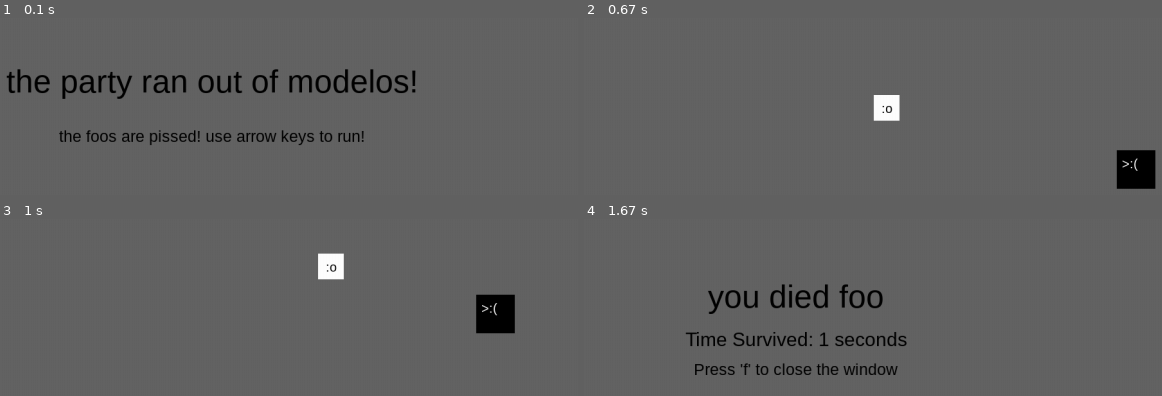
Above: before the commit, frames 1-4 (two rows, left to right).
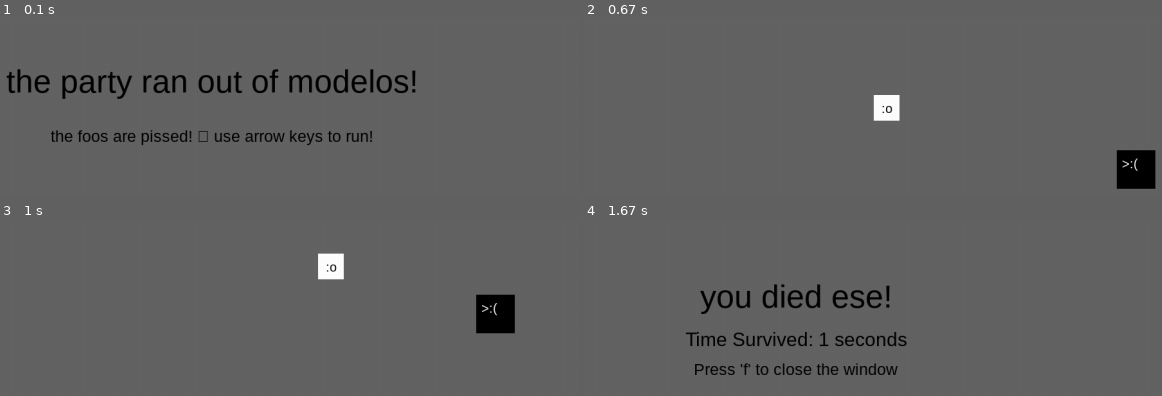
Above: after the commit, the same moments.

Repository: tonycota/pygame_fun
Game: pygame game, started from 01-Run_Foo/Run_Foo.py
Two runs of this game, one before a commit and one after it. Both use one fixed random seed, a clock stepped at 60 frames per second and the inputs below.
Inputs:
- Up to frame 1 (0.1 s): no input
- Up to frame 2 (0.67 s): hold Right from 0.33 s (still down)
- Up to frame 3 (1 s): release Right at 0.8 s; hold Up from 0.83 s (still down)
- Up to frame 4 (1.67 s): release Up at 1.13 s; hold Right 1.17-1.63 s

The runs differ from the first frame. In frame 1, 1.5% of the frame differs, in the area x 8-65%, y 63-72%; in frame 2, nothing differs; in frame 3, nothing differs; in frame 4, 1.7%, in the area x 20-53%, y 36-54%.

Commit message:
cleaning up the repo

Diff:
--- a/new_run_foo.py
+++ b/01-Run_Foo/Run_Foo.py
@@ -65,7 +65,7 @@
 # Function to show instructions
 def show_instructions():
     instructions_text = font.render("the party ran out of modelos!", True, BLACK)
-    instructions_subtext = subfont.render("the foos are pissed! "
+    instructions_subtext = subfont.render("the foos are pissed! \n "
     "use arrow keys to run!", True, BLACK)
 
     win.fill(WHITE)
@@ -100,7 +100,7 @@
 
     if game_over:
         # Draw "You Lose" text when the game is over
-        text = font.render("you died foo", True, BLACK)
+        text = font.render("you died ese!", True, BLACK)
         time_text = time_font.render(f"Time Survived: {elapsed_time} seconds", True, BLACK)
         retry_text = subfont.render("Press 'f' to close the window", True, BLACK)
 
--- a/game.py
+++ /dev/null
@@ -1,57 +0,0 @@
-# #Well let's try to make a video game I guess
-
-# #test file to ensure it's working
-# print('shabba labba ding dong call my peepee king kong')
-
-#okay we're good
-
-#import dependencies
-import pygame
-import sys
-
-#initialize pygame
-pygame.init()
-
-#set up display
-WIDTH, HEIGHT = 800, 600
-win = pygame.display.set_mode((WIDTH, HEIGHT))
-pygame.display.set_caption("first try at this game")
-
-#set up colors
-WHITE = (255, 255, 255)
-BLACK = (0, 0, 0)
-
-#set up player
-player_size = 50
-player_x = WIDTH // 2
-player_y = HEIGHT // 2
-player_speed = 7
-
-#game loop
-running = True
-while running:
-    pygame.time.delay(30)  #this is the delay to control game speed
-
-    for event in pygame.event.get():
-        if event.type == pygame.QUIT:
-            running = False
-
-    #movement keys
-    keys = pygame.key.get_pressed()
-    if keys[pygame.K_LEFT]:
-        player_x -= player_speed
-    if keys[pygame.K_RIGHT]:
-        player_x += player_speed
-    if keys[pygame.K_UP]:
-        player_y -= player_speed
-    if keys[pygame.K_DOWN]:
-        player_y += player_speed
-
-    #drawing
-    win.fill(WHITE)
-    pygame.draw.rect(win, BLACK, (player_x, player_y, player_size, player_size))
-    pygame.display.update()
-
-#exit
-pygame.quit()
-sys.exit()
--- a/run_foo.py
+++ /dev/null
@@ -1,180 +0,0 @@
-import pygame
-import random
-import sys
-
-# Initialize pygame
-pygame.init()
-
-# Set up display - Increase screen size by 20%
-WIDTH, HEIGHT = int(800 * 1.75), int(600 * 1.5)
-win = pygame.display.set_mode((WIDTH, HEIGHT))
-pygame.display.set_caption("RUN FROM THE OTHER FOOS")
-
-# Colors
-WHITE = (100, 100, 100)
-BLUE = (255, 255, 255)
-BLACK = (0, 0, 0)
-ACTUAL_WHITE = (255, 255, 255)
-
-# Fonts
-font = pygame.font.SysFont("Arial", 50)
-subfont = pygame.font.SysFont("Arial", 25)
-time_font = pygame.font.SysFont("Arial", 30)
-face_font = pygame.font.SysFont("Arial", 20)  # Font for the faces
-
-# Player setup - Decrease player size by 20%
-player_size = int(50 * 0.8)  # player is now 20% smaller
-player_x = WIDTH // 2
-player_y = HEIGHT // 2
-player_speed = 11  # Initial player speed
-
-# Enemy setup - Increase enemy size by 10%
-enemy_size = int(50 * 1.1)  # enemies are now 10% bigger
-enemies = []
-spawn_interval = 10000  # 10 seconds in milliseconds
-last_spawn_time = pygame.time.get_ticks()
-enemy_speed = 8  # Initial enemy speed
-spawned_enemy_count = 0  # Counter to track number of enemies spawned
-
-# Function to render faces on the player and enemies
-def render_face_on_square(square, x, y):
-    # Render the face text on the square
-    if square == 'player':
-        face = face_font.render(":o", True, BLACK)  # Render the player's face
-    elif square == 'enemy':
-        face = face_font.render(">:(", True, ACTUAL_WHITE)  # Render the enemy's face
-
-    # Draw the face onto the screen at the correct position
-    win.blit(face, (x + (player_size // 2) - face.get_width() // 2, y + (player_size // 2) - face.get_height() // 2))
-
-# Function to create a new enemy
-def spawn_enemy():
-    x = random.randint(0, WIDTH - enemy_size)  # random x position
-    y = random.randint(0, HEIGHT - enemy_size)  # random y position
-    speed_x = random.choice([-enemy_speed, enemy_speed])  # random speed in x direction
-    speed_y = random.choice([-enemy_speed, enemy_speed])  # random speed in y direction
-    enemies.append({'x': x, 'y': y, 'speed_x': speed_x, 'speed_y': speed_y})
-
-# Function to check collision between player and enemy
-def check_collision(player_x, player_y, enemy):
-    # Check if player collides with enemy
-    player_rect = pygame.Rect(player_x, player_y, player_size, player_size)
-    enemy_rect = pygame.Rect(enemy['x'], enemy['y'], enemy_size, enemy_size)
-    return player_rect.colliderect(enemy_rect)  # Returns True if there is a collision
-
-# Function to show instructions
-def show_instructions():
-    instructions_text = font.render("the party ran out of modelos!", True, BLACK)
-    instructions_subtext = subfont.render("the foos are pissed! "
-    "use arrow keys to run!", True, BLACK)
-
-    win.fill(WHITE)
-    win.blit(instructions_text, (WIDTH // 2 - instructions_text.get_width() // 2, HEIGHT // 2 - 50))
-    win.blit(instructions_subtext, (WIDTH // 2 - instructions_subtext.get_width() // 2, HEIGHT // 2 + 50))
-    pygame.display.update()
-
-    # Wait for a key press to start the game
-    waiting_for_input = True
-    while waiting_for_input:
-        for event in pygame.event.get():
-            if event.type == pygame.QUIT:
-                pygame.quit()
-                sys.exit()
-            if event.type == pygame.KEYDOWN:
-                waiting_for_input = False
-
-# Spawn the first enemy
-spawn_enemy()
-
-# Game setup
-show_instructions()  # Show instructions before starting the game
-
-# Game loop
-running = True
-game_over = False
-start_time = pygame.time.get_ticks()  # record the start time
-elapsed_time = 0  # initialize elapsed time variable
-
-while running:
-    pygame.time.delay(30)  # delay to control the speed of the game
-
-    if game_over:
-        # Draw "You Lose" text when the game is over
-        text = font.render("you died foo", True, BLACK)
-        time_text = time_font.render(f"Time Survived: {elapsed_time} seconds", True, BLACK)
-
-        win.fill(WHITE)
-        win.blit(text, (WIDTH // 2 - text.get_width() // 2, HEIGHT // 2 - text.get_height() // 2))
-        win.blit(time_text, (WIDTH // 2 - time_text.get_width() // 2, HEIGHT // 2 + 50))
-        pygame.display.update()  # update the screen
-        continue  # skip the rest of the loop if the game is over
-
-    current_time = pygame.time.get_ticks()  # get the current time
-    if current_time - last_spawn_time >= spawn_interval:  # check if 10 seconds have passed
-        spawn_enemy()  # spawn a new enemy
-        last_spawn_time = current_time  # update the last spawn time
-        spawned_enemy_count += 1  # increase the count of spawned enemies
-
-        # Every 3 enemies that spawn, increase speed for both player and enemies
-        if spawned_enemy_count % 3 == 0:
-            player_speed += 1  # increase player speed
-            enemy_speed += 1  # increase enemy speed
-
-    for event in pygame.event.get():  # check for events
-        if event.type == pygame.QUIT:  # if the user quits, exit
-            running = False
-
-    # Move player
-    keys = pygame.key.get_pressed()  # get the keys pressed by the player
-    if keys[pygame.K_LEFT] and player_x > 0:  # move left
-        player_x -= player_speed
-    if keys[pygame.K_RIGHT] and player_x < WIDTH - player_size:  # move right
-        player_x += player_speed
-    if keys[pygame.K_UP] and player_y > 0:  # move up
-        player_y -= player_speed
-    if keys[pygame.K_DOWN] and player_y < HEIGHT - player_size:  # move down
-        player_y += player_speed
-
-    # Move enemies and check for collisions with walls, player, and other enemies
-    for i, enemy in enumerate(enemies):
-        enemy['x'] += enemy['speed_x']  # move enemy in x direction
-        enemy['y'] += enemy['speed_y']  # move enemy in y direction
-
-        # Bounce off walls
-        if enemy['x'] <= 0 or enemy['x'] >= WIDTH - enemy_size:  # bounce in x direction
-            enemy['speed_x'] *= -1
-        if enemy['y'] <= 0 or enemy['y'] >= HEIGHT - enemy_size:  # bounce in y direction
-            enemy['speed_y'] *= -1
-
-        # Check for collision with player
-        if check_collision(player_x, player_y, enemy):  # if collision occurs, stop game
-            game_over = True
-            elapsed_time = (pygame.time.get_ticks() - start_time) // 1000  # capture the time when game is over
-
-        # Check for collisions between enemies
-        for j, other_enemy in enumerate(enemies):
-            if i != j:  # Don't check the same enemy with itself
-                if check_collision(enemy['x'], enemy['y'], other_enemy):
-                    # If enemies collide, reverse their directions
-                    enemy['speed_x'] *= -1
-                    enemy['speed_y'] *= -1
-                    other_enemy['speed_x'] *= -1
-                    other_enemy['speed_y'] *= -1
-
-    # Drawing
-    win.fill(WHITE)  # fill the screen with grey
-    pygame.draw.rect(win, BLUE, (player_x, player_y, player_size, player_size))  # draw player
-
-    # Draw the face on the player
-    render_face_on_square('player', player_x, player_y)
-
-    for enemy in enemies:
-        pygame.draw.rect(win, BLACK, (enemy['x'], enemy['y'], enemy_size, enemy_size))  # draw enemies
-        # Draw the face on each enemy
-        render_face_on_square('enemy', enemy['x'], enemy['y'])
-
-    pygame.display.update()  # update the screen
-
-# Exit
-pygame.quit()
-sys.exit()
Not shown, added: .DS_Store
